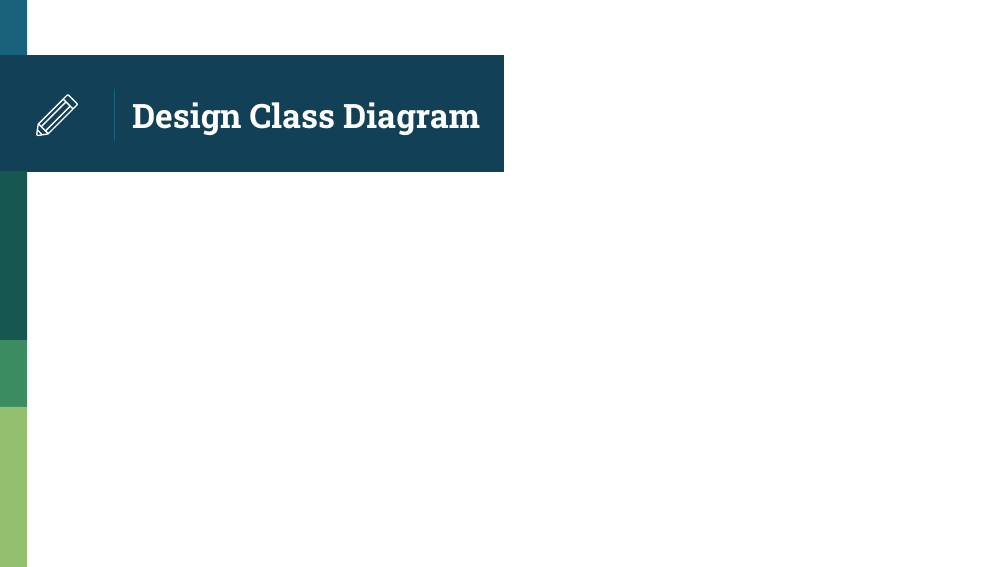
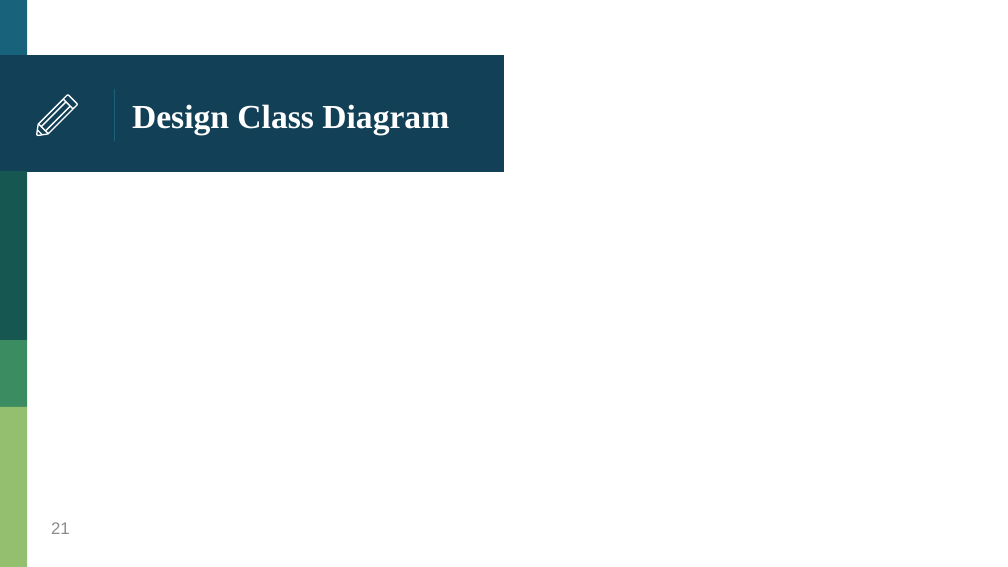
Before and after one commit to HankTwZhong/OOAD, a slide deck: slide 21 of OOAD_Midterm.pptx (slide 10 before the commit). Drawn at 1008x567 pixels with LibreOffice and Linux fonts; fonts in the diff are those of the drawing. Boxes give left, top, right and bottom in pixels: in the first picture for what was removed or moved away, otherwise in the second. Text is boxed around its words. In the diff, an @@ line names an element or a change of style, - is before the commit and + after.

```diff
--- a/OOAD_Midterm.pptx
+++ b/OOAD_Midterm.pptx
@@ title "Design Class Diagram" at box(132, 104, 449, 135): font Roboto Slab to Times New Roman @@
@@ page number added at box(51, 522, 70, 534), 12 pt, text #8C8C8C @@
+21
```
Also in this commit, not shown: 15 other slides changed, 12 slides added, 19 other files.
